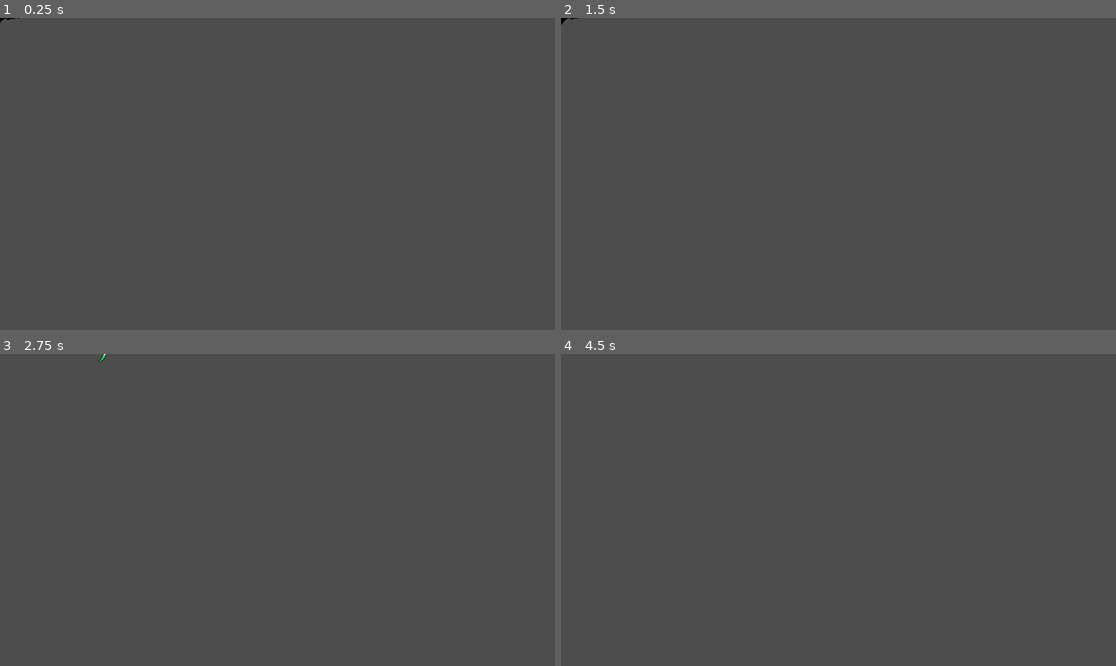
Above: before the commit, frames 1-4 (two rows, left to right).
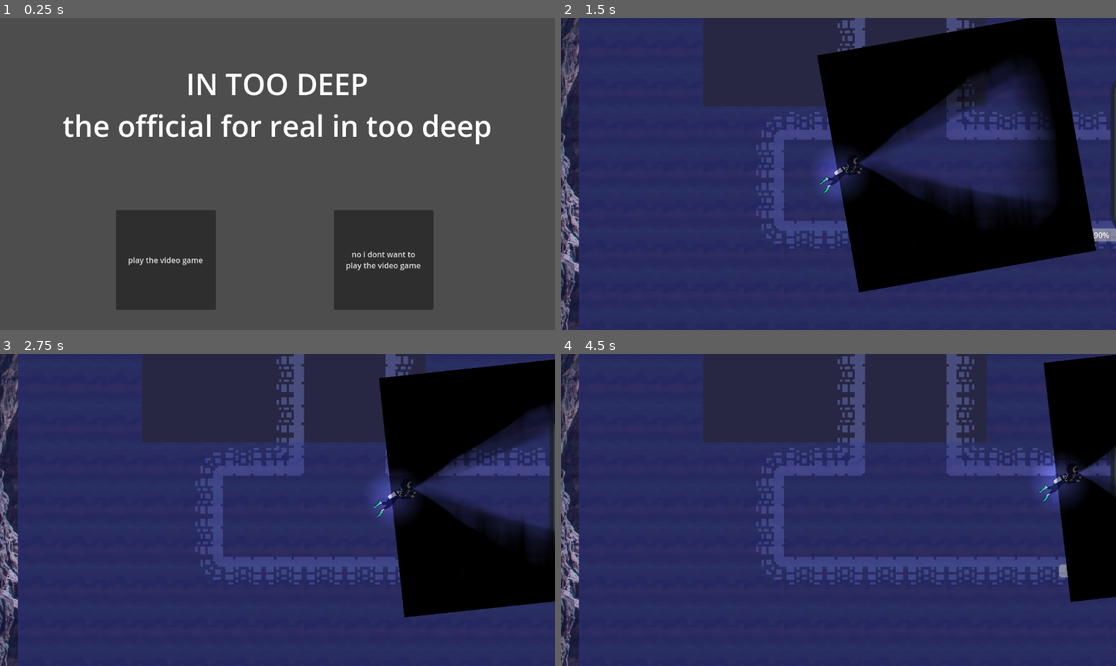
Above: after the commit, the same moments.

Repository: DeclanHarty/InTooDeep
Game: Godot game, scene res://scenes/main_menu.tscn
Two runs of this game, one before a commit and one after it. Both use one fixed random seed, a clock stepped at 60 frames per second and the inputs below. Before the commit the project starts from res://scenes/player.tscn. The engine's default icon, where the game draws it, is replaced by a stand-in: a white triangle on a blue panel in a dark square.
Inputs (mouse positions are in pixels of both pictures, inside the frame that each line leads up to):
- Up to frame 1 (0.25 s): no input
- Up to frame 2 (1.5 s): click (727, 261) at 0.5 s, where only the run after the commit has a clickable "play the video game"; tap Enter at 1.25 s; hold Right (ui_right) from 1.28 s (still down); tap Up (ui_up) at 1.35 s
- Up to frame 3 (2.75 s): keep holding Right (ui_right); tap Up (ui_up) at 1.52, 1.82, 2.27, 2.3, 2.57 s; tap Space (drop_glowstick) at 2.1 s
- Up to frame 4 (4.5 s): release Right (ui_right) at 2.78 s; hold Left (ui_left) 2.78-3.53 s; tap Up (ui_up) at 2.85, 3.77, 3.8, 4.07, 4.35 s; hold Right (ui_right) from 3.53 s (still down); tap Space (drop_glowstick) at 3.6 s

The runs differ from the first frame. In frame 1, 14% of the frame differs, in the area x 0-89%, y 0-94%; in frame 2, 99%; in frame 3, 99%; in frame 4, 99%, in the area x 0-100%, y 0-100%.

Commit message:
set main scene to default and changed to game scene

Diff:
--- a/project.godot
+++ b/project.godot
@@ -11,7 +11,7 @@
 [application]
 
 config/name="InTooDeep"
-run/main_scene="res://scenes/player.tscn"
+run/main_scene="res://scenes/main_menu.tscn"
 config/features=PackedStringArray("4.3", "Forward Plus")
 config/icon="res://icon.svg"
 <<<<<<<HEADrun/main_scene="res://player.tscn"
@@ -22,6 +22,38 @@
 
 [input]
 
+ui_left={
+"deadzone": 0.5,
+"events": [Object(InputEventKey,"resource_local_to_scene":false,"resource_name":"","device":0,"window_id":0,"alt_pressed":false,"shift_pressed":false,"ctrl_pressed":false,"meta_pressed":false,"pressed":false,"keycode":4194319,"physical_keycode":0,"key_label":0,"unicode":0,"location":0,"echo":false,"script":null)
+, Object(InputEventJoypadButton,"resource_local_to_scene":false,"resource_name":"","device":0,"button_index":13,"pressure":0.0,"pressed":false,"script":null)
+, Object(InputEventJoypadMotion,"resource_local_to_scene":false,"resource_name":"","device":0,"axis":0,"axis_value":-1.0,"script":null)
+, Object(InputEventKey,"resource_local_to_scene":false,"resource_name":"","device":-1,"window_id":0,"alt_pressed":false,"shift_pressed":false,"ctrl_pressed":false,"meta_pressed":false,"pressed":false,"keycode":0,"physical_keycode":65,"key_label":0,"unicode":97,"location":0,"echo":false,"script":null)
+]
+}
+ui_right={
+"deadzone": 0.5,
+"events": [Object(InputEventKey,"resource_local_to_scene":false,"resource_name":"","device":0,"window_id":0,"alt_pressed":false,"shift_pressed":false,"ctrl_pressed":false,"meta_pressed":false,"pressed":false,"keycode":4194321,"physical_keycode":0,"key_label":0,"unicode":0,"location":0,"echo":false,"script":null)
+, Object(InputEventJoypadButton,"resource_local_to_scene":false,"resource_name":"","device":0,"button_index":14,"pressure":0.0,"pressed":false,"script":null)
+, Object(InputEventJoypadMotion,"resource_local_to_scene":false,"resource_name":"","device":0,"axis":0,"axis_value":1.0,"script":null)
+, Object(InputEventKey,"resource_local_to_scene":false,"resource_name":"","device":-1,"window_id":0,"alt_pressed":false,"shift_pressed":false,"ctrl_pressed":false,"meta_pressed":false,"pressed":false,"keycode":0,"physical_keycode":68,"key_label":0,"unicode":100,"location":0,"echo":false,"script":null)
+]
+}
+ui_up={
+"deadzone": 0.5,
+"events": [Object(InputEventKey,"resource_local_to_scene":false,"resource_name":"","device":0,"window_id":0,"alt_pressed":false,"shift_pressed":false,"ctrl_pressed":false,"meta_pressed":false,"pressed":false,"keycode":4194320,"physical_keycode":0,"key_label":0,"unicode":0,"location":0,"echo":false,"script":null)
+, Object(InputEventJoypadButton,"resource_local_to_scene":false,"resource_name":"","device":0,"button_index":11,"pressure":0.0,"pressed":false,"script":null)
+, Object(InputEventJoypadMotion,"resource_local_to_scene":false,"resource_name":"","device":0,"axis":1,"axis_value":-1.0,"script":null)
+, Object(InputEventKey,"resource_local_to_scene":false,"resource_name":"","device":-1,"window_id":0,"alt_pressed":false,"shift_pressed":false,"ctrl_pressed":false,"meta_pressed":false,"pressed":false,"keycode":0,"physical_keycode":87,"key_label":0,"unicode":119,"location":0,"echo":false,"script":null)
+]
+}
+ui_down={
+"deadzone": 0.5,
+"events": [Object(InputEventKey,"resource_local_to_scene":false,"resource_name":"","device":0,"window_id":0,"alt_pressed":false,"shift_pressed":false,"ctrl_pressed":false,"meta_pressed":false,"pressed":false,"keycode":4194322,"physical_keycode":0,"key_label":0,"unicode":0,"location":0,"echo":false,"script":null)
+, Object(InputEventJoypadButton,"resource_local_to_scene":false,"resource_name":"","device":0,"button_index":12,"pressure":0.0,"pressed":false,"script":null)
+, Object(InputEventJoypadMotion,"resource_local_to_scene":false,"resource_name":"","device":0,"axis":1,"axis_value":1.0,"script":null)
+, Object(InputEventKey,"resource_local_to_scene":false,"resource_name":"","device":-1,"window_id":0,"alt_pressed":false,"shift_pressed":false,"ctrl_pressed":false,"meta_pressed":false,"pressed":false,"keycode":0,"physical_keycode":83,"key_label":0,"unicode":115,"location":0,"echo":false,"script":null)
+]
+}
 drop_glowstick={
 "deadzone": 0.5,
 "events": [Object(InputEventKey,"resource_local_to_scene":false,"resource_name":"","device":0,"window_id":0,"alt_presse …(189 unchanged characters)…
--- a/scenes/game_scene.tscn
+++ b/scenes/game_scene.tscn
@@ -52,6 +52,12 @@
 position = Vector2(-113, -309)
 scale = Vector2(5.2646, 5.2646)
 
+[node name="Control" type="Control" parent="."]
+layout_mode = 3
+anchors_preset = 0
+offset_right = 40.0
+offset_bottom = 40.0
+
 [connection signal="child_exiting_tree" from="MazeWalls" to="MazeWalls" method="_on_child_exiting_tree"]
 [connection signal="body_entered" from="Player/WaterDetection" to="Player/WaterDetection" method="_on_body_entered"]
 [connection signal="body_exited" from="Player/WaterDetection" to="Player/WaterDetection" method="_on_body_exited"]
--- a/scenes/main_menu.tscn
+++ b/scenes/main_menu.tscn
@@ -1,6 +1,7 @@
-[gd_scene load_steps=3 format=3 uid="uid://cawu11wck61he"]
+[gd_scene load_steps=4 format=3 uid="uid://cawu11wck61he"]
 
 [ext_resource type="Script" path="res://scripts/main_menu.gd" id="1_pckwq"]
+[ext_resource type="PackedScene" uid="uid://bxdkdln1id0pk" path="res://scenes/game_scene.tscn" id="2_fvsu6"]
 
 [sub_resource type="LabelSettings" id="LabelSettings_cxxyi"]
 font_size = 61
@@ -13,6 +14,7 @@
 grow_horizontal = 2
 grow_vertical = 2
 script = ExtResource("1_pckwq")
+game = ExtResource("2_fvsu6")
 metadata/_edit_lock_ = true
 
 [node name="Top" type="Control" parent="."]
--- a/scripts/main_menu.gd
+++ b/scripts/main_menu.gd
@@ -1,8 +1,9 @@
 extends Control
 
+@export var game: PackedScene
 
 func _on_play_pressed():
-	pass # Replace with function body.
+	get_tree().change_scene_to_packed(game)
 
 
 func _on_exit_pressed():
